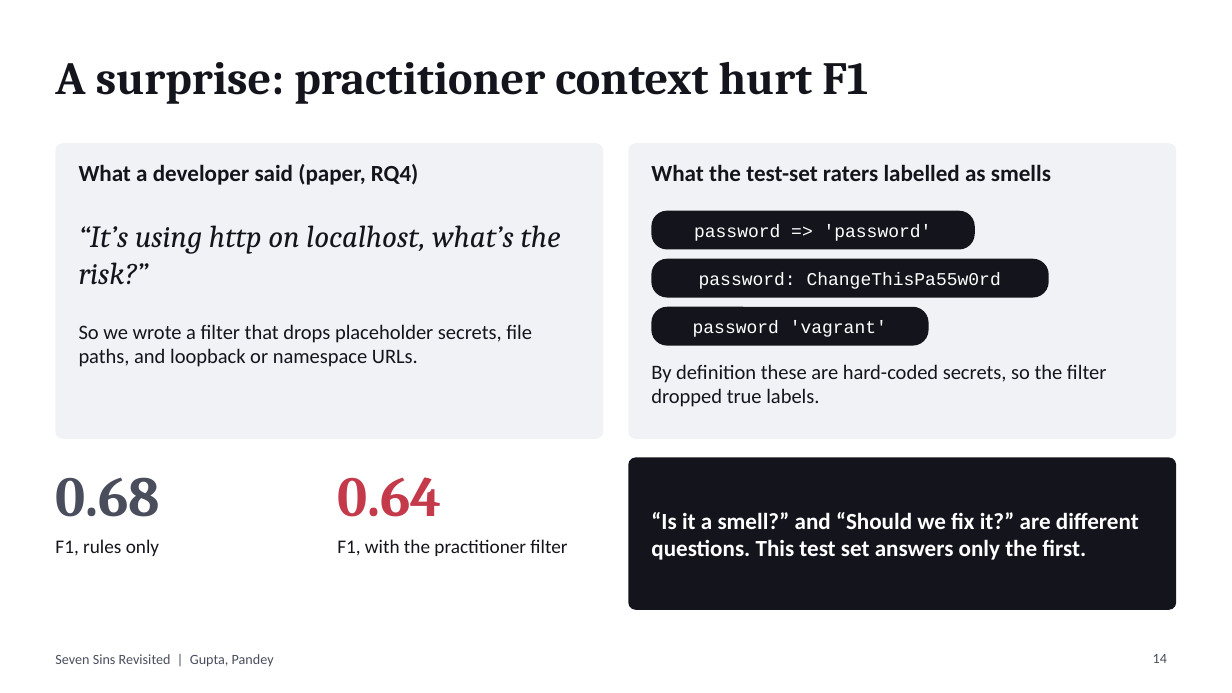
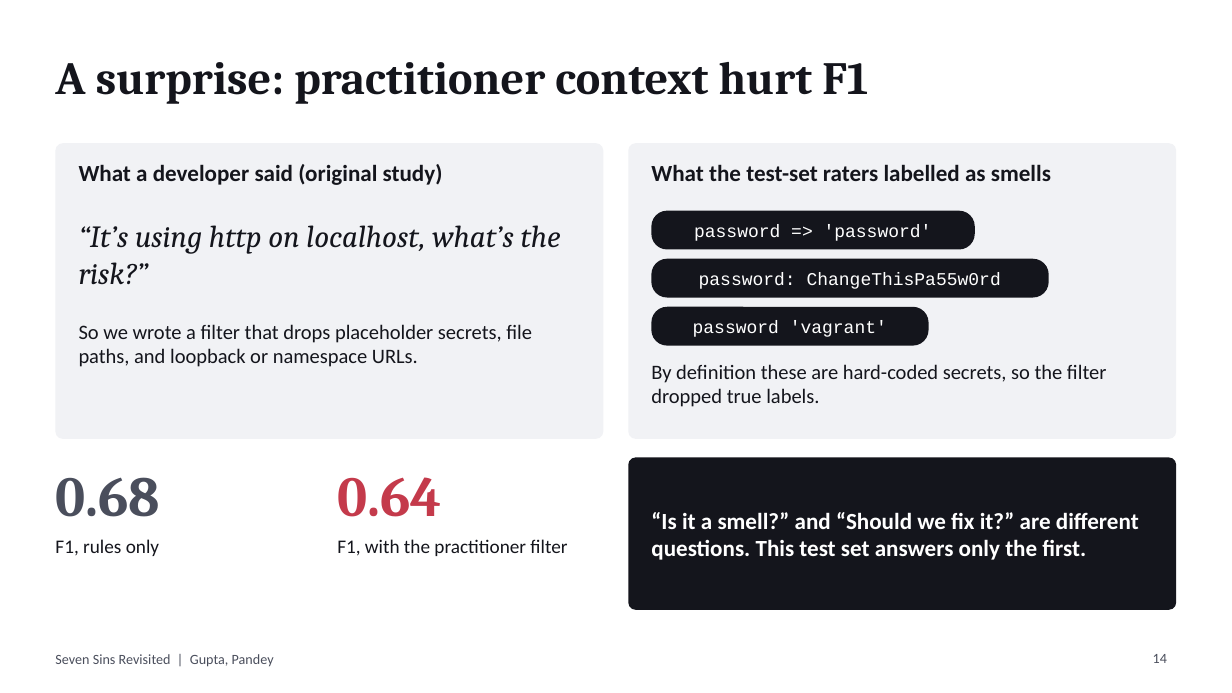
Before and after one commit to iAmAdheil/slicj-seven-sins-revisited, a slide deck: slide 14 of presentation/Seven_Sins_Revisited_Presentation.pptx. Drawn at 1232x693 pixels with LibreOffice and Linux fonts; fonts in the diff are those of the drawing. Boxes give left, top, right and bottom in pixels: in the first picture for what was removed or moved away, otherwise in the second. Text is boxed around its words. In the diff, an @@ line names an element or a change of style, - is before the commit and + after.

```diff
--- a/presentation/Seven_Sins_Revisited_Presentation.pptx
+++ b/presentation/Seven_Sins_Revisited_Presentation.pptx
@@ text at [79, 164, 443, 185]: text changed @@
-What a developer said (paper, RQ4)
+What a developer said (original study)
```
Also in this commit, not shown: 9 other slides changed, 22 other files.
